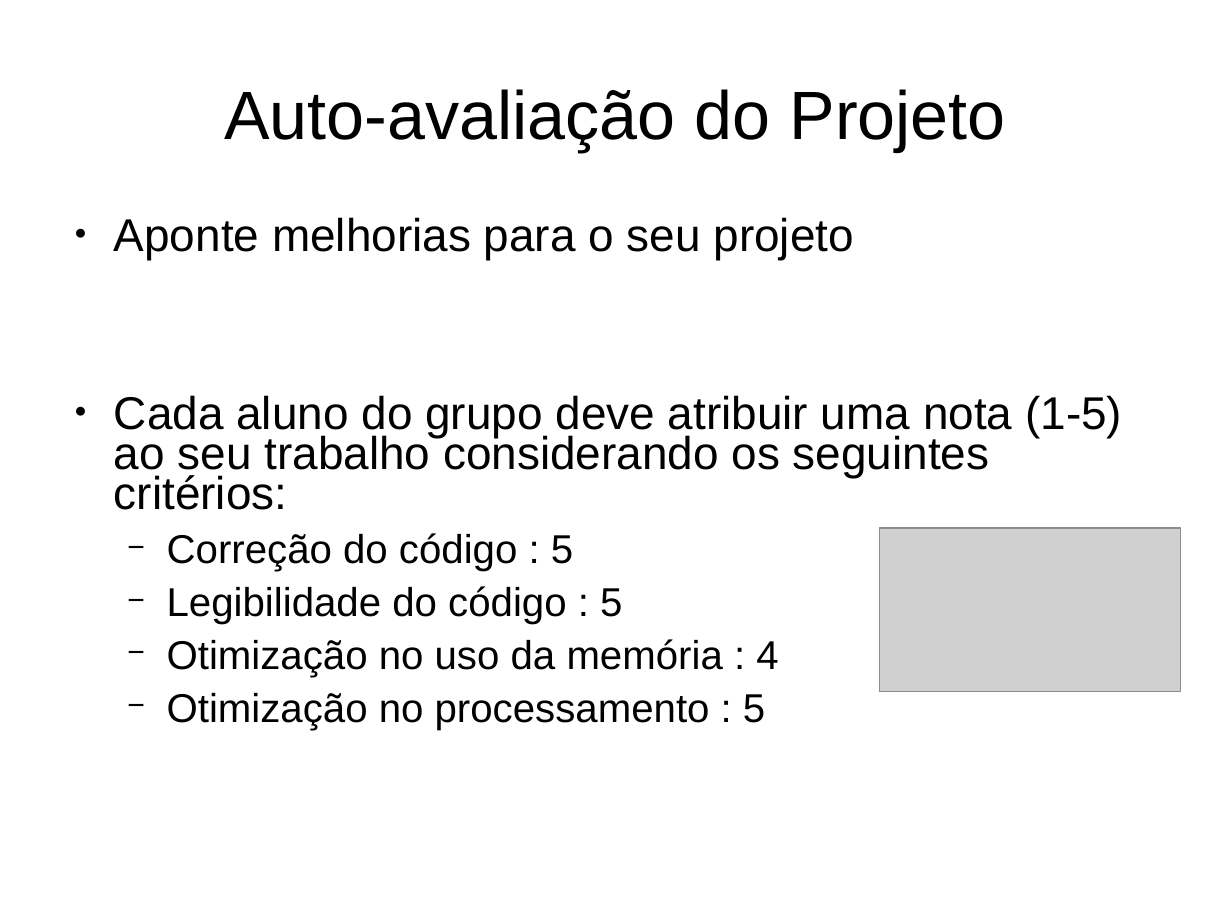
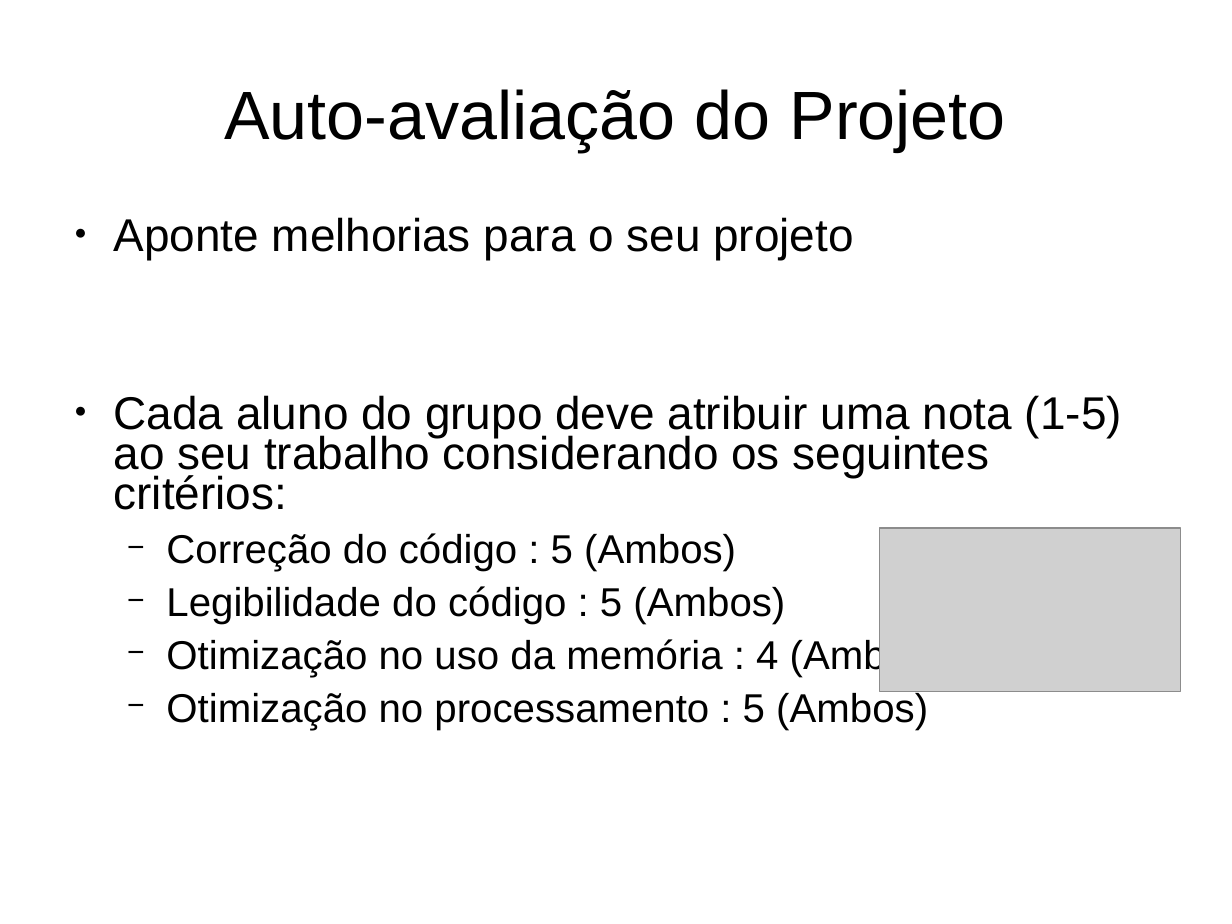
Before and after one commit to mauricio-ms/QLearning, a slide deck: slide 7 of docs/template-apresentacao.ppt. Drawn at 1232x924 pixels with LibreOffice and Linux fonts; fonts in the diff are those of the drawing; grey boxes stand for pictures. Boxes give left, top, right and bottom in pixels: in the first picture for what was removed or moved away, otherwise in the second. Text is boxed around its words. In the diff, an @@ line names an element or a change of style, - is before the commit and + after.

```diff
--- a/docs/template-apresentacao.ppt
+++ b/docs/template-apresentacao.ppt
@@ text at (166, 533, 942, 730): text changed @@
-  − Correção do código : 5
-  − Legibilidade do código : 5
-  − Otimização no uso da memória : 4
-  − Otimização no processamento : 5
+  − Correção do código : 5 (Ambos)
+  − Legibilidade do código : 5 (Ambos)
+  − Otimização no uso da memória : 4 (Ambos)
+  − Otimização no processamento : 5 (Ambos)
```
Also in this commit, not shown: 4 other slides changed, 1 other file.
